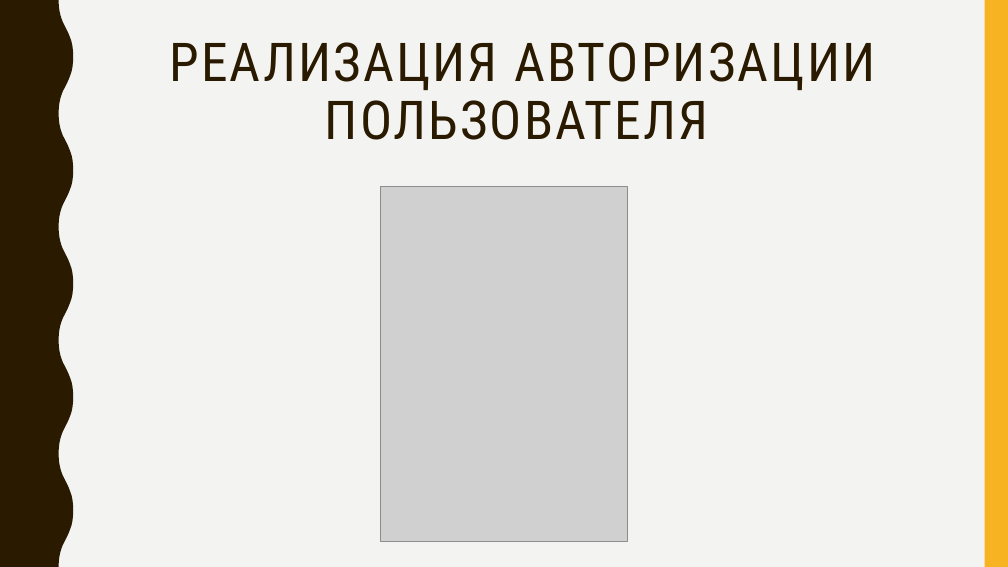
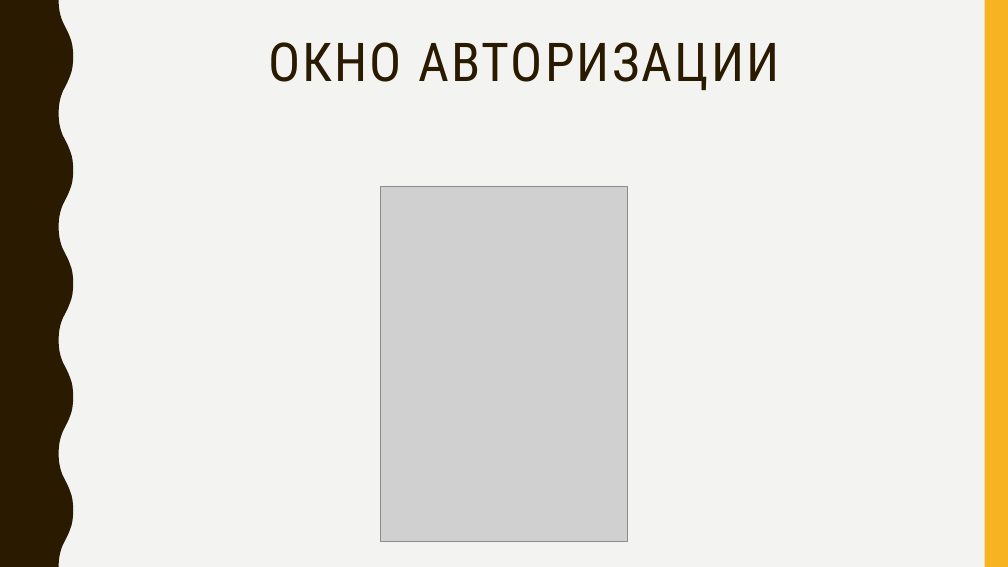
Before and after one commit to GOSUwat/Game, a slide deck: slide 4 of Docs/LevashovKursPrezent2.pptx. Drawn at 1008x567 pixels with LibreOffice and Linux fonts; fonts in the diff are those of the drawing; grey boxes stand for pictures. Boxes give left, top, right and bottom in pixels: in the first picture for what was removed or moved away, otherwise in the second. Text is boxed around its words. In the diff, an @@ line names an element or a change of style, - is before the commit and + after.

```diff
--- a/Docs/LevashovKursPrezent2.pptx
+++ b/Docs/LevashovKursPrezent2.pptx
@@ title at bbox=[268, 42, 779, 91]: text changed @@
-РЕАЛИЗАЦИЯ АВТОРИЗАЦИИ ПОЛЬЗОВАТЕЛЯ
+ОКНО АВТОРИЗАЦИИ
```
Also in this commit, not shown: 1 other slide changed, 4 other files.
